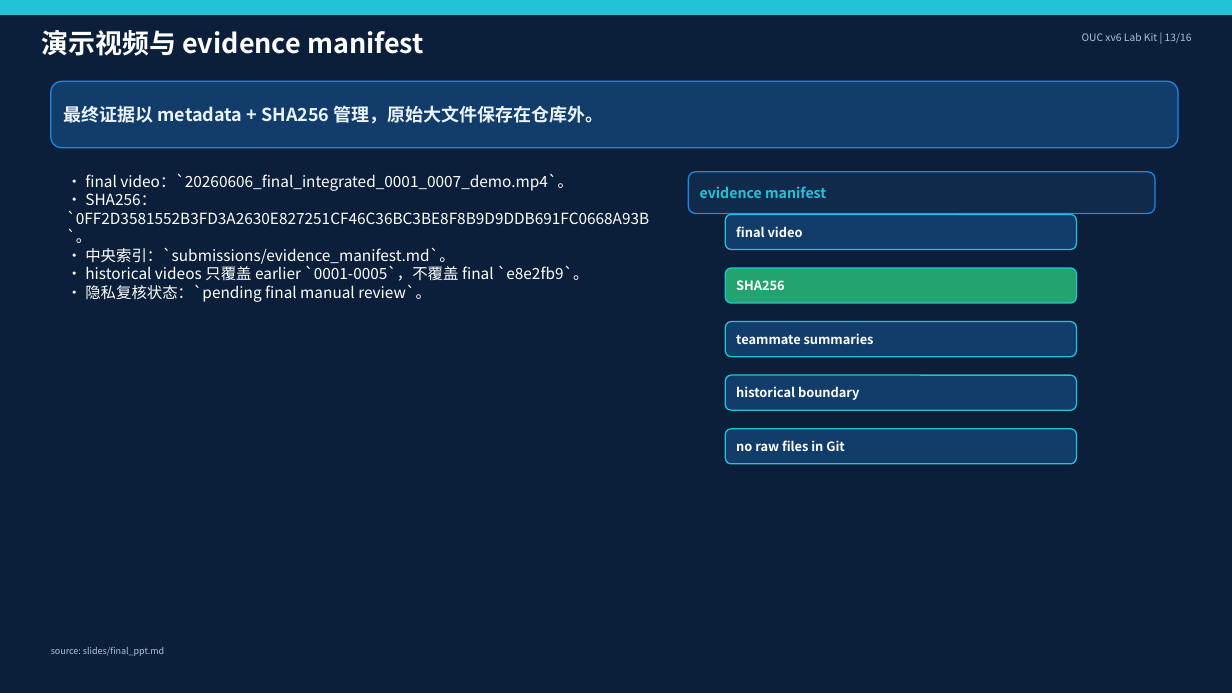
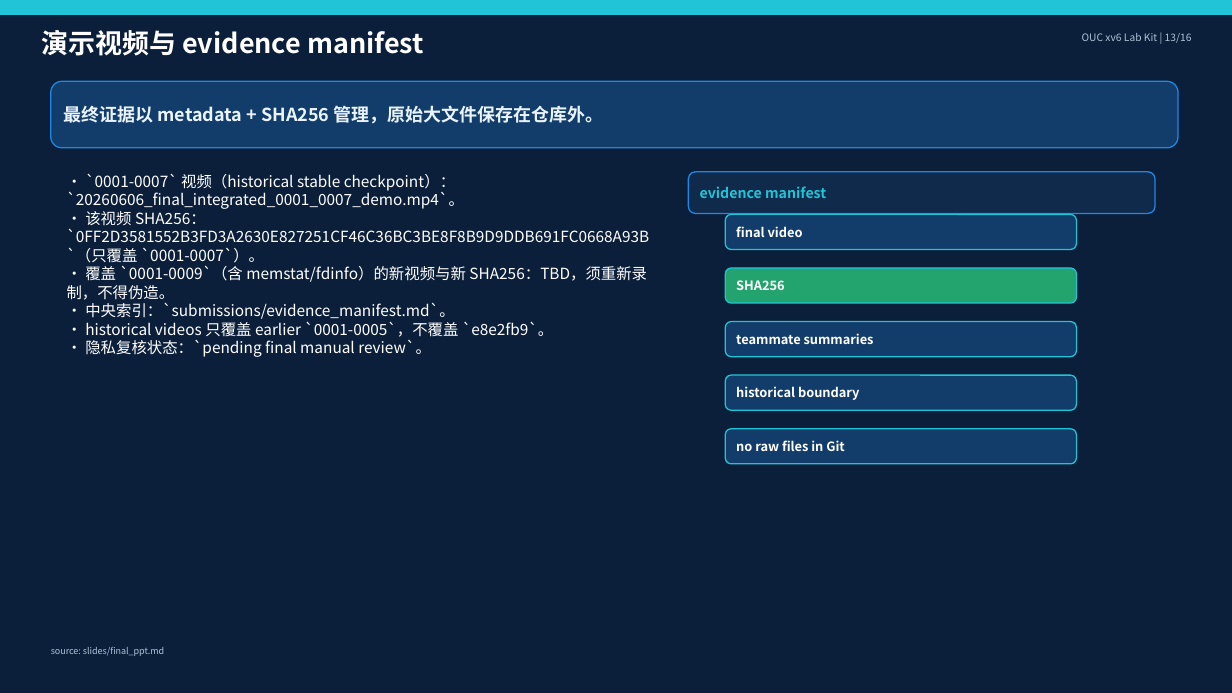
Before and after one commit to Rainflowers686/proj54-ouc-os-lab, a slide deck: slide 13 of slides/final_defense_ppt.pptx. Drawn at 1232x693 pixels with LibreOffice and Linux fonts; fonts in the diff are those of the drawing. Boxes give left, top, right and bottom in pixels: in the first picture for what was removed or moved away, otherwise in the second. Text is boxed around its words. In the diff, an @@ line names an element or a change of style, - is before the commit and + after.

Commit message:
feat(integrated): add memstat and fdinfo copyout workflow

```diff
--- a/slides/final_defense_ppt.pptx
+++ b/slides/final_defense_ppt.pptx
@@ text in rectangle at bbox=[67, 173, 647, 300]: text changed @@
-• final video：`20260606_final_integrated_0001_0007_demo.mp4`。
-• SHA256：`0FF2D3581552B3FD3A2630E827251CF46C36BC3BE8F8B9D9DDB691FC0668A93B`。
+• `0001-0007` 视频（historical stable checkpoint）：`20260606_final_integrated_0001_0007_demo.mp4`。
+• 该视频 SHA256：`0FF2D3581552B3FD3A2630E827251CF46C36BC3BE8F8B9D9DDB691FC0668A93B`（只覆盖 `0001-0007`）。
+• 覆盖 `0001-0009`（含 memstat/fdinfo）的新视频与新 SHA256：TBD，须重新录制，不得伪造。
@@ text in rectangle at bbox=[85, 321, 553, 337]: text changed @@
-• historical videos 只覆盖 earlier `0001-0005`，不覆盖 final `e8e2fb9`。
+• historical videos 只覆盖 earlier `0001-0005`，不覆盖 `e8e2fb9`。
```
Also in this commit, not shown: 5 other slides changed, 33 other files.
